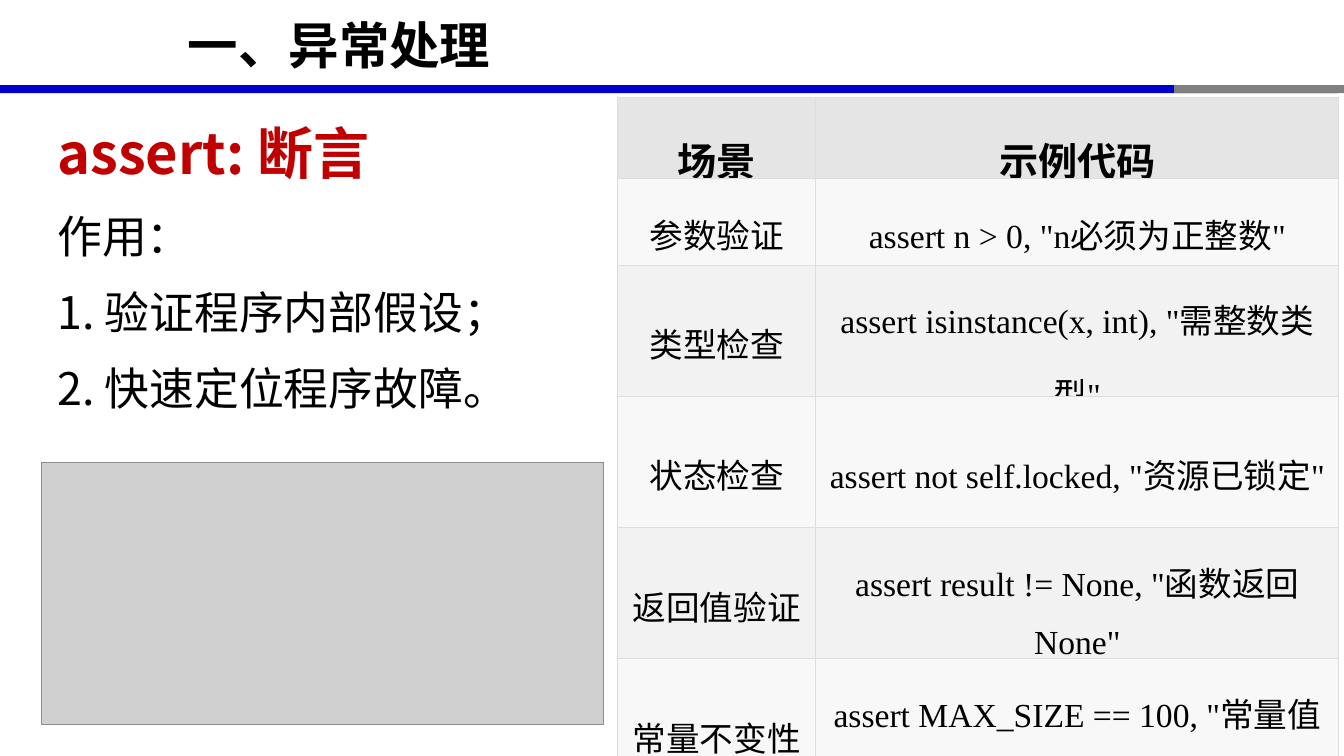
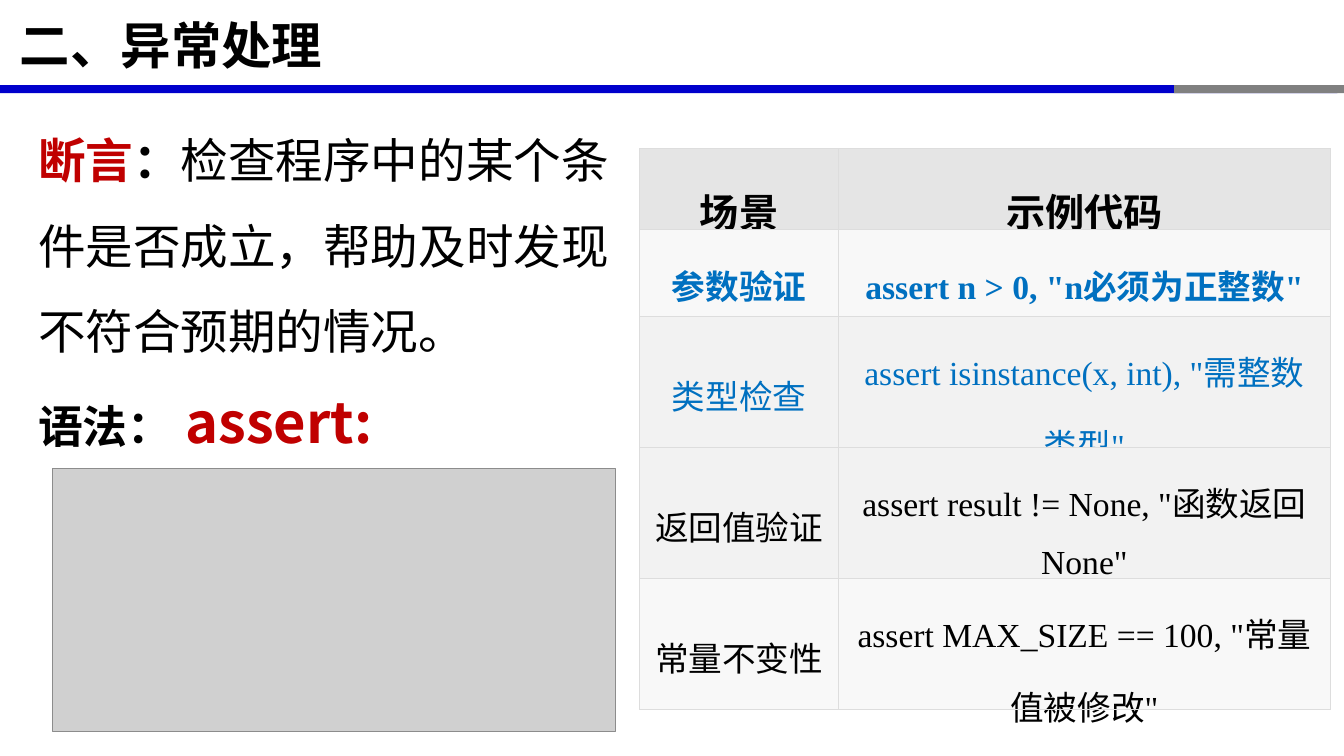
Before and after one commit to xinluo2018/programming-basics, a slide deck: slide 17 of 第5章-文件操作与异常处理/第5章-文件操作与异常处理.pptx (slide 12 before the commit). Drawn at 1344x756 pixels with LibreOffice and Linux fonts; fonts in the diff are those of the drawing; grey boxes stand for pictures. Boxes give left, top, right and bottom in pixels: in the first picture for what was removed or moved away, otherwise in the second. Text is boxed around its words. In the diff, an @@ line names an element or a change of style, - is before the commit and + after.

```diff
--- a/第5章-文件操作与异常处理/第5章-文件操作与异常处理.pptx
+++ b/第5章-文件操作与异常处理/第5章-文件操作与异常处理.pptx
@@ title at (x1=20, y1=21, x2=322, y2=69): text changed @@
-一、异常处理
+二、异常处理
@@ text at (x1=38, y1=137, x2=609, y2=447): text changed; size 32 to 34 pt @@
-assert: 断言
-作用：
-1. 验证程序内部假设；
-2. 快速定位程序故障。
+断言：检查程序中的某个条件是否成立，帮助及时发现不符合预期的情况。
+语法： assert:
@@ table at (x1=640, y1=148, x2=1331, y2=727) @@
-row 4: 状态检查 | assert not self.locked, "资源已锁定"
@@ table resized from (x1=618, y1=98, x2=1340, y2=756) to (x1=640, y1=148, x2=1331, y2=727) @@
@@ picture moved from (x1=41, y1=462, x2=604, y2=724) to (x1=52, y1=469, x2=615, y2=731) @@
```
Also in this commit, not shown: 7 other slides changed, 5 slides added, 2 slides removed, 7 other files.
